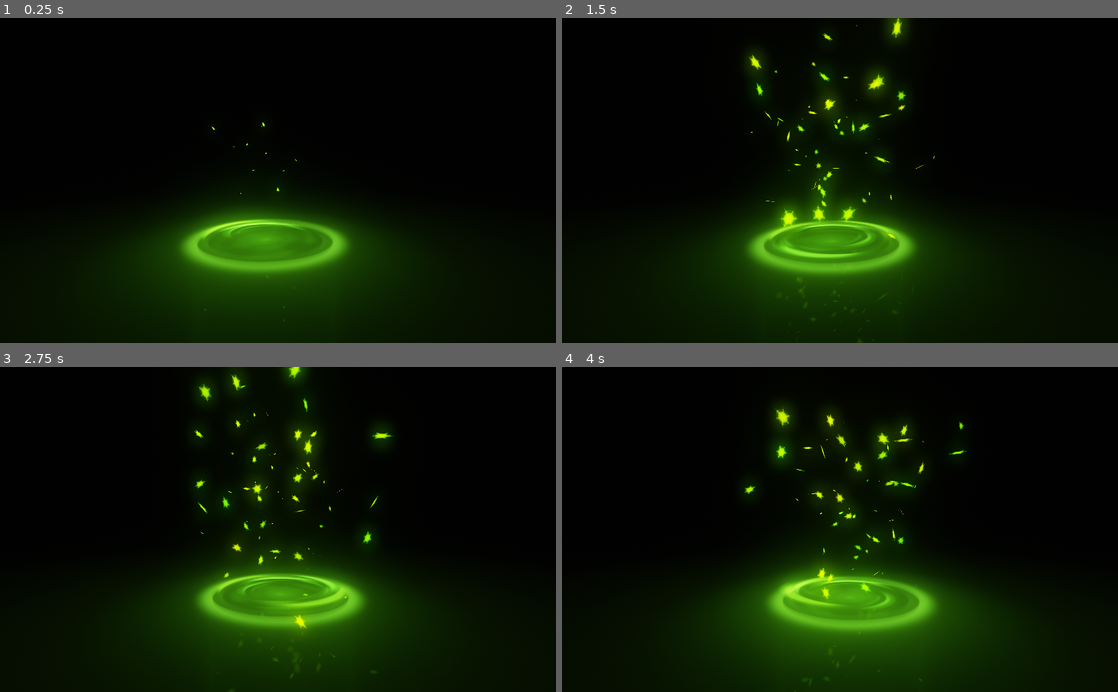
Above: before the commit, frames 1-4 (two rows, left to right).
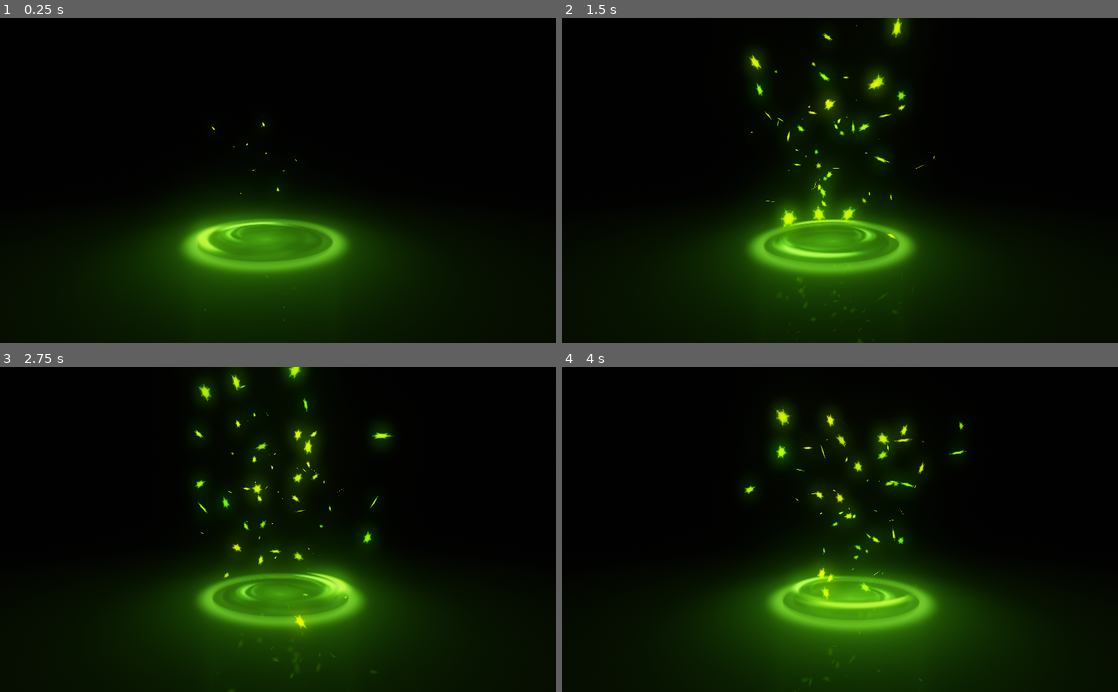
Above: after the commit, the same moments.

Repository: Calinou/godot-healing-vfx
Game: Godot game, scene res://test.tscn
Two runs of this game, one before a commit and one after it. Both use one fixed random seed, a clock stepped at 60 frames per second and the inputs below.
Inputs:
- Up to frame 1 (0.25 s): no input
- Up to frame 2 (1.5 s): no input
- Up to frame 3 (2.75 s): no input
- Up to frame 4 (4 s): no input

The runs differ from the first frame. In frame 1, 0.6% of the frame differs, in the area x 35-55%, y 61-73%; in frame 2, 0.7%; in frame 3, 1.1%, in the area x 38-64%, y 61-75%; in frame 4, 0.9%.

Commit message:
Add depth to the twirls by duplicating them and offsetting them slightly

Diff:
--- a/test.tscn
+++ b/test.tscn
@@ -108,10 +108,10 @@
 params_cull_mode = 2
 albedo_texture = ExtResource( 1 )
 
-[sub_resource type="QuadMesh" id=19]
-material = SubResource( 18 )
-
-[sub_resource type="Animation" id=20]
+[sub_resource type="QuadMesh" id=21]
+material = SubResource( 20 )
+
+[sub_resource type="Animation" id=22]
 length = 10.0
 loop = true
 tracks/0/type = "value"
@@ -139,7 +139,7 @@
 "values": [ 6.0, 4.0, 8.0, 5.0 ]
 }
 tracks/2/type = "value"
-tracks/2/path = NodePath("Twirl:rotation_degrees")
+tracks/2/path = NodePath("Twirl1:rotation_degrees")
 tracks/2/interp = 1
 tracks/2/loop_wrap = true
 tracks/2/imported = false
@@ -211,7 +211,7 @@
 "values": [ Vector3( 0, 0.07, 0 ), Vector3( 0, 0.15, 0 ) ]
 }
 tracks/8/type = "value"
-tracks/8/path = NodePath("Twirl:translation")
+tracks/8/path = NodePath("Twirl1:translation")
 tracks/8/interp = 1
 tracks/8/loop_wrap = true
 tracks/8/imported = false
@@ -233,7 +233,7 @@
 mesh = SubResource( 4 )
 material/0 = null
 
-[node name="Aura" type="MeshInstance" parent="."]
+[node name="Aura1" type="MeshInstance" parent="."]
 transform = Transform( 1, 0, 0, 0, 1, 0, 0, 0, 1, 0, 0.01, 0 )
 mesh = SubResource( 5 )
 material/0 = SubResource( 6 )
@@ -316,40 +316,48 @@
 mesh = SubResource( 5 )
 material/0 = SubResource( 6 )
 
-[node name="Twirl" type="MeshInstance" parent="."]
+[node name="Twirl1" type="Spatial" parent="."]
 transform = Transform( 1, 0, 0, 0, 1, 0, 0, 0, 1, 0, 0.05, 0 )
+
+[node name="Twirl" type="MeshInstance" parent="Twirl1"]
 mesh = SubResource( 7 )
 material/0 = SubResource( 8 )
 
-[node name="TwirlDupe" type="MeshInstance" parent="."]
-transform = Transform( 1, 0, 0, 0, 1, 0, 0, 0, 1, 0, 0.05, 0 )
+[node name="TwirlDupe" type="MeshInstance" parent="Twirl1"]
+transform = Transform( 1, 0, 0, 0, 1, 0, 0, 0, 1, 0, 0.01, 0 )
 mesh = SubResource( 7 )
 material/0 = SubResource( 8 )
 
-[node name="Twirl2" type="MeshInstance" parent="."]
-transform = Transform( 0.5, 0, 0.866026, 0, 1, 0, -0.866026, 0, 0.5, 0, 0.07, 0 )
+[node name="Twirl2" type="Spatial" parent="."]
+transform = Transform( 0.5, 0, 0.866025, 0, 1, 0, -0.866025, 0, 0.5, 0, 0.07, 0 )
+
+[node name="Twirl" type="MeshInstance" parent="Twirl2"]
+transform = Transform( 0.5, 0, 0.866026, 0, 1, 0, -0.866026, 0, 0.5, 0, 0, 0 )
 mesh = SubResource( 9 )
 material/0 = SubResource( 10 )
 
-[node name="TwirlDupe2" type="MeshInstance" parent="."]
-transform = Transform( 0.5, 0, 0.866026, 0, 1, 0, -0.866026, 0, 0.5, 0, 0.07, 0 )
+[node name="TwirlDupe" type="MeshInstance" parent="Twirl2"]
+transform = Transform( 0.5, 0, 0.866026, 0, 1, 0, -0.866026, 0, 0.5, 0, 0.01, 0 )
 mesh = SubResource( 9 )
 material/0 = SubResource( 10 )
 
-[node name="Twirl3" type="MeshInstance" parent="."]
+[node name="Twirl3" type="Spatial" parent="."]
 transform = Transform( 0.866025, 0, 0.5, 0, 1, 0, -0.5, 0, 0.866025, 0, 0.09, 0 )
+
+[node name="Twirl" type="MeshInstance" parent="Twirl3"]
+transform = Transform( 0.866025, 0, 0.5, 0, 1, 0, -0.5, 0, 0.866025, 0, 0, 0 )
 mesh = SubResource( 11 )
 material/0 = SubResource( 12 )
 
-[node name="TwirlDupe3" type="MeshInstance" parent="."]
-transform = Transform( 0.866025, 0, 0.5, 0, 1, 0, -0.5, 0, 0.866025, 0, 0.09, 0 )
+[node name="TwirlDupe" type="MeshInstance" parent="Twirl3"]
+transform = Transform( 0.866025, 0, 0.5, 0, 1, 0, -0.5, 0, 0.866025, 0, 0.01, 0 )
 mesh = SubResource( 11 )
 material/0 = SubResource( 12 )
 
 [node name="TwirlBase" type="MeshInstance" parent="."]
 transform = Transform( 1, 0, 0, 0, 1, 0, 0, 0, 1, 0, 0.01, 0 )
-mesh = SubResource( 22 )
-material/0 = SubResource( 21 )
+mesh = SubResource( 13 )
+material/0 = SubResource( 14 )
 
 [node name="OmniLight" type="OmniLight" parent="."]
 transform = Transform( 1, 0, 0, 0, 1, 0, 0, 0, 1, 0, 1, 0 )
@@ -383,4 +391,4 @@
 
 [node name="AnimationPlayer" type="AnimationPlayer" parent="."]
 autoplay = "particles"
-anims/particles = SubResource( 20 )
+anims/particles = SubResource( 22 )
Not shown: 3 places in test.tscn that only renumber resources
